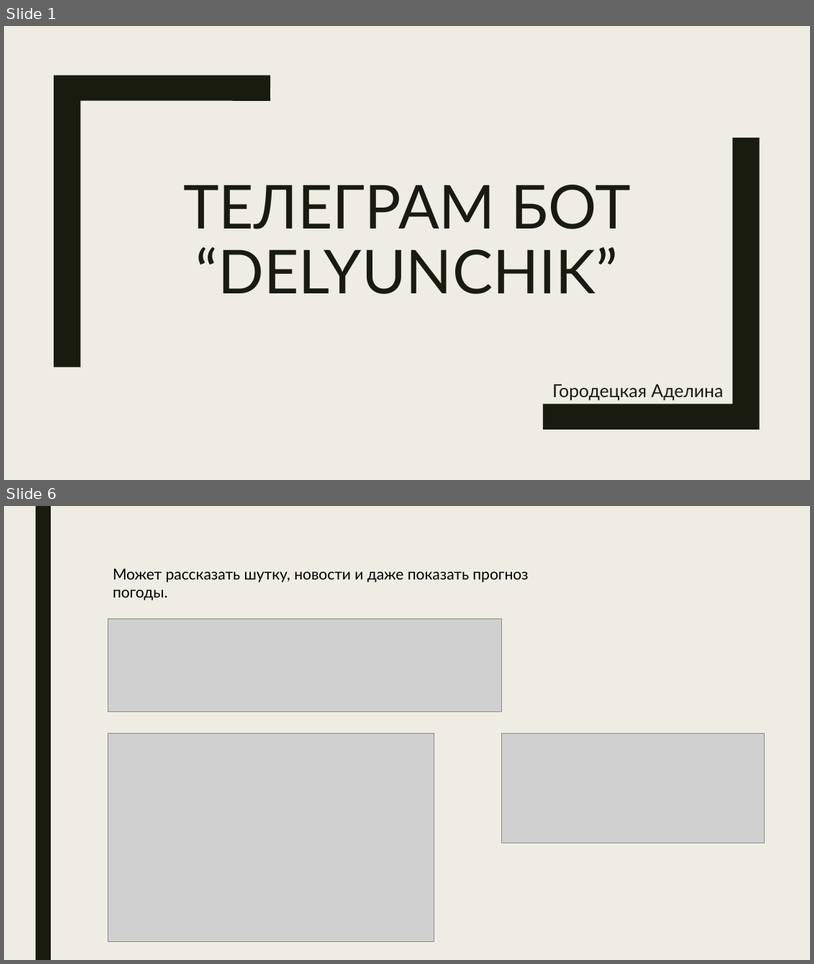
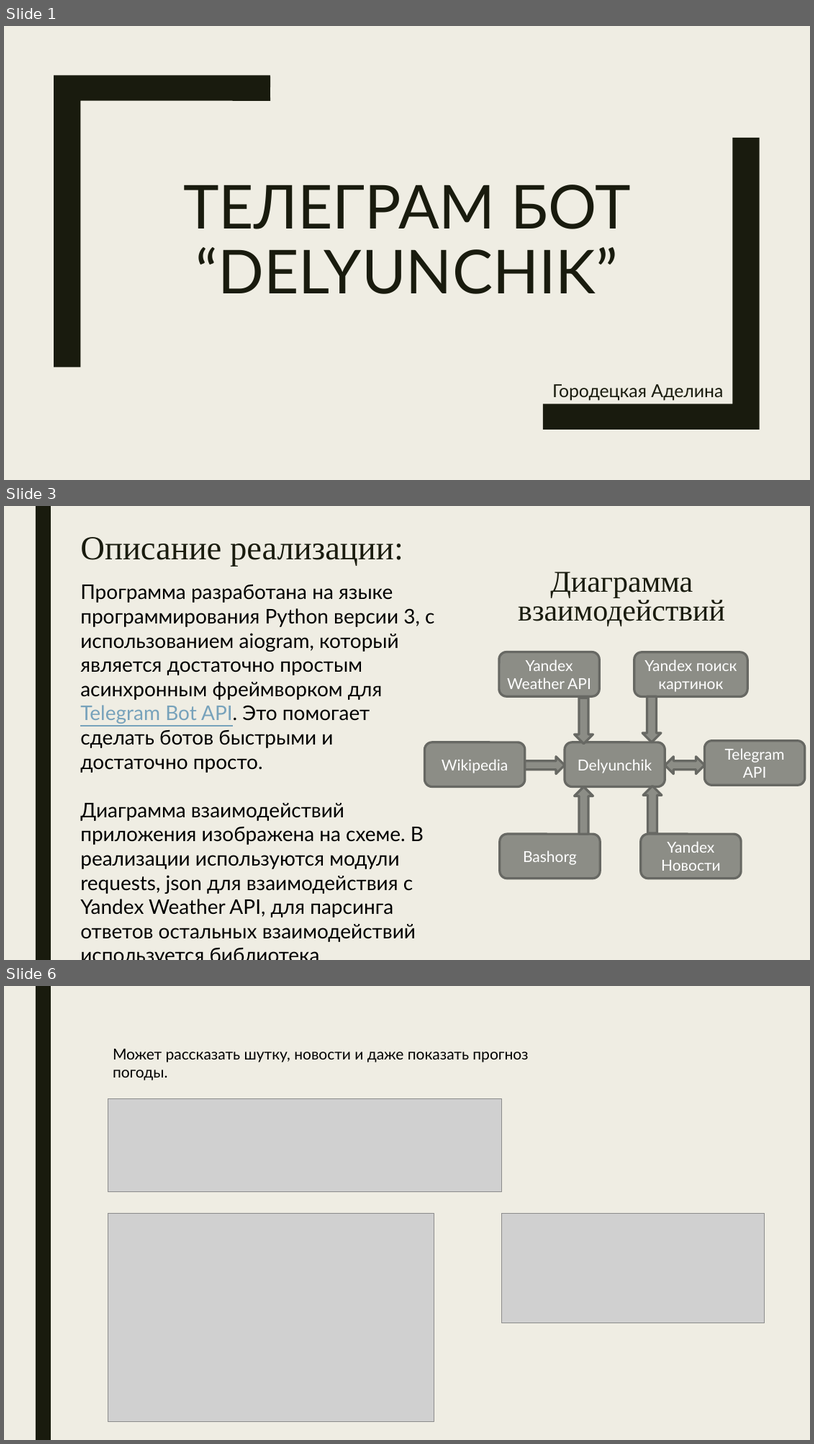
Before and after one commit to delyunchik/myTgBot, a slide deck: doc/Презентация по боту.pptx. Shown one above the other, each under a label of ours: slides 1 and 6 before the commit, slides 1, 3 and 6 after it; the slides between them are not shown. The pictures are 814x964 and 814x1444 pixels, drawn with LibreOffice and Linux fonts; fonts in the diff are those of the drawing; grey boxes stand for pictures. Boxes give left, top, right and bottom in pixels: in the first picture for what was removed or moved away, otherwise in the second. Text is boxed around its words. In the diff, an @@ line names an element or a change of style, - is before the commit and + after.

```diff
--- a/doc/Презентация по боту.pptx
+++ b/doc/Презентация по боту.pptx
@@ slide 3 added at box(4, 506, 810, 960), background #EFEDE3; not listed: 1 template element that a slide beside it also shows @@
@@ text added at box(80, 537, 404, 566), 40 pt, text #191B0E @@
+Описание реализации:
@@ text added at box(80, 584, 435, 942), 24 pt, text #000000 @@
+Программа разработана на языке программирования Python версии 3, c использованием aiogram, который является достаточно простым асинхронным фреймворком для Telegram Bot API. Это помогает сделать ботов быстрыми и достаточно просто.
+Диаграмма взаимодействий приложения изображена на схеме. В реализации используются модули requests, json для взаимодействия с Yandex Weather API, для парсинга ответов остальных взаимодействий используется библиотека BeautifulSoup4
@@ text added at box(518, 572, 725, 626), 36 pt, text #191B0E @@
+Диаграмма взаимодействий
@@ rounded rectangle added at box(499, 651, 600, 696), fill #8C8D86, outline #686863 2.75 pt, 18 pt, text #FFFFFF @@
+Yandex Weather API
@@ rounded rectangle added at box(635, 651, 748, 696), fill #8C8D86, outline #686863 2.75 pt, 18 pt, text #FFFFFF @@
+Yandex поиск картинок
@@ down arrow added at box(575, 698, 594, 744), fill #8C8D86, outline #686863 2.75 pt @@
@@ down arrow added at box(643, 697, 661, 743), fill #8C8D86, outline #686863 2.75 pt @@
@@ rounded rectangle added at box(425, 742, 525, 786), fill #8C8D86, outline #686863 2.75 pt, 18 pt, text #FFFFFF @@
+Wikipedia
@@ rounded rectangle added at box(565, 742, 665, 786), fill #8C8D86, outline #686863 2.75 pt, 18 pt, text #FFFFFF @@
+Delyunchik
@@ rounded rectangle added at box(705, 741, 805, 785), fill #8C8D86, outline #686863 2.75 pt, 18 pt, text #FFFFFF @@
+Telegram API
@@ right arrow added at box(525, 757, 566, 774), fill #8C8D86, outline #686863 2.75 pt @@
@@ left right arrow added at box(665, 757, 705, 774), fill #8C8D86, outline #686863 2.75 pt @@
@@ up arrow added at box(643, 785, 662, 833), fill #8C8D86, outline #686863 2.75 pt @@
@@ up arrow added at box(575, 787, 594, 834), fill #8C8D86, outline #686863 2.75 pt @@
@@ rounded rectangle added at box(500, 834, 600, 878), fill #8C8D86, outline #686863 2.75 pt, 18 pt, text #FFFFFF @@
+Bashorg
@@ rounded rectangle added at box(641, 834, 741, 878), fill #8C8D86, outline #686863 2.75 pt, 18 pt, text #FFFFFF @@
+Yandex Новости
```
Also in this commit, not shown: 2 slides changed, 1 slide removed.
